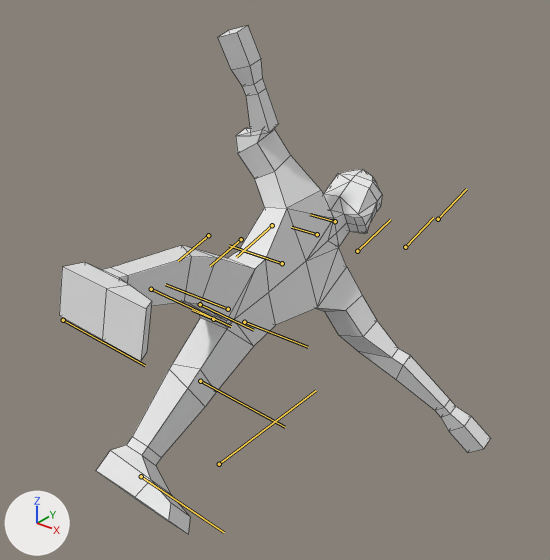
Two versions of the FBX model BunchesProject/Assets/FBX/Human.fbx, one commit apart.
Before and after are seen from a 50 mm lens placed at (0.0191, -0.0199, 0.0225), pointed at (0.0025, 0.0009, 0.0097). The axes (+X, +Y, +Z) are drawn at lower left. The lights are the same throughout. Both versions are drawn at frame 10 of the action 'Default Take'; the numbers are the values there. The bones that bend it are drawn over the model as lines. Mesh edges are drawn as thin lines.

Objects in the first picture: 'HumanMesh'.
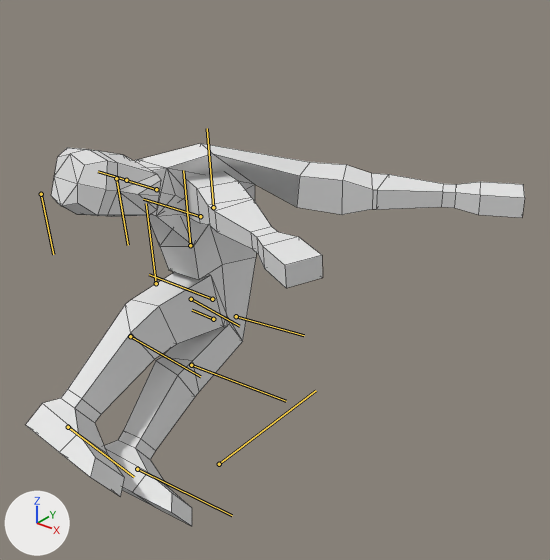
Changed parts and their boxes [x1, y1, x2, y2] in the pictures (550 x 560 px):
'HumanMesh', posed (16% wider, 25% shorter)
    before: [59, 26, 491, 534]
    after: [25, 143, 525, 526]
bone 'Chest', root to tip
    before: (282, 263) to (229, 245)
    after: (200, 216) to (143, 199)
bone 'Neck', root to tip
    before: (317, 234) to (291, 227)
    after: (156, 189) to (128, 181)
bone 'Head', root to tip
    before: (335, 221) to (310, 214)
    after: (126, 180) to (98, 171)
bone 'UArm_r', root to tip
    before: (272, 225) to (236, 257)
    after: (116, 178) to (128, 245)
bone 'LArm_r', root to tip
    before: (241, 239) to (210, 266)
    after: (41, 194) to (53, 254)
bone 'UArm_l', root to tip
    before: (357, 251) to (390, 219)
    after: (213, 207) to (207, 128)
bone 'LArm_l', root to tip
    before: (405, 247) to (433, 217)
    after: (190, 245) to (183, 170)
bone 'ULeg_r', root to tip
    before: (200, 304) to (253, 330)
    after: (191, 299) to (239, 326)
bone 'ULeg_l', root to tip
    before: (244, 322) to (308, 347)
    after: (236, 316) to (304, 335)
bone 'LLeg_l', root to tip
    before: (200, 381) to (285, 427)
    after: (191, 365) to (286, 401)

The change in detail:
Bone 'Pelvis' (bone_pelvis) turns from (0, 85, 0) to (0, 0, 0) degrees about its own x, y and z.
Bone 'Chest' (bone_chest) turns from (0, -5, 0) to (0, -50, 0) degrees about its own x, y and z.
Bone 'Neck' (bone_neck) turns from (0, 0, 0) to (0, -15, 0) degrees about its own x, y and z.
Bone 'Head' (bone_head) turns from (0, -15, 0) to (0, 0, 0) degrees about its own x, y and z.
Bone 'UArm_r' (bone_uarm_r) turns from (0, 30, 0) to (73, -36, -58) degrees about its own x, y and z.
Bone 'LArm_r' (bone_larm_r) turns from (0, -15, 0) to (0, 0, 0) degrees about its own x, y and z.
Bone 'UArm_l' (bone_uarm_l) turns from (0, -25, 0) to (-73, -36, 58) degrees about its own x, y and z.
Bone 'LArm_l' (bone_larm_l) turns from (0, -20, 0) to (0, 0, 0) degrees about its own x, y and z.
Bone 'ULeg_r' (bone_uleg_r) turns from (-2, -35, 1) to (29, -73, -26) degrees about its own x, y and z.
Bone 'ULeg_l' (bone_uleg_l) turns from (-2, 25, -1) to (-29, -73, 26) degrees about its own x, y and z.
Bone 'LLeg_l' (bone_lleg_l) turns from (0, 5, 0) to (0, 20, 0) degrees about its own x, y and z.
